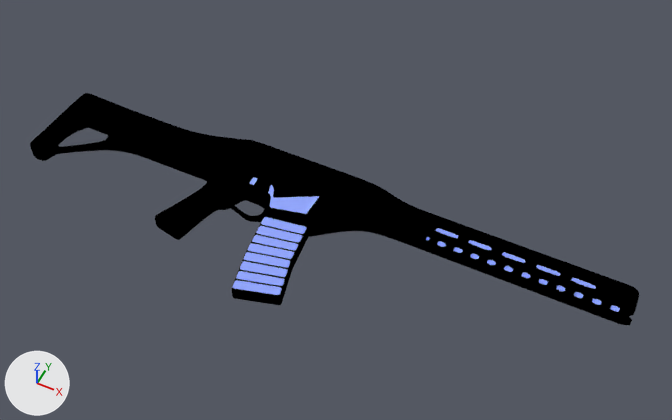
Two versions of the Blender file Assets/Prefabs/ScifiRifle.blend, one commit apart.
Camera for both pictures: a 50 mm camera at (0.913, -1.52, 1.89) aimed at (0.189, -0.072, 0.081). Arrows for +X, +Y and +Z are at lower left; the lights stay in place.
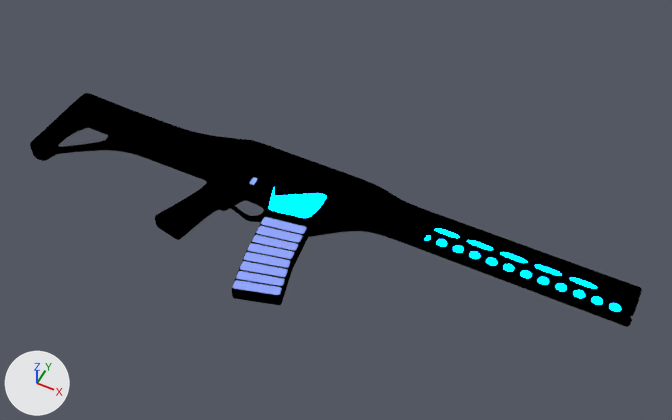
Location of each change, (x1, y1, x2, y2) in pixels of the pictures (672 x 420 px):
'Cube', reshaped
    before: (30, 93, 639, 325)
    after: (30, 93, 642, 327)
'Cube.001', added
    after: (269, 187, 621, 312)
part 1 of me_cube, built on
    before: (107, 110, 639, 325)
    after: (107, 110, 642, 327)

Patch to the scene script:
```diff
--- a/Assets/Prefabs/ScifiRifle.blend.py
+++ b/Assets/Prefabs/ScifiRifle.blend.py
@@ mat_material_002 @@
+mat_material_002 = emission_material('Material.002')
+mat_material_002.base_color = (0.0, 0.122, 1.0)  # blue #0062ff
+mat_material_002.strength = 100.0
@@ me_cube @@
 # used by ob_cube; location = (0.0, 0.0, 0.0); scale = (1.0, 0.682, 1.0)
-me_cube.from_pydata(...)  # 1508 vertices, 1509 faces; spans x -0.7..0.97, y -0.59..0.13, z 0.0..0.07
+me_cube.from_pydata(...)  # 1636 vertices, 1674 faces; spans x -0.7..0.97, y -0.59..0.13, z 0.0..0.07
+# me_cube part 1
+# 201 faces are deleted
+# 128 vertices are added at x -0.54..0.97, y -0.23..0.09, z 0.0..0.07
+# 366 new faces join them, mat_material (black #000000)
 me_cube.materials.append(mat_material)
@@ me_cube_001 @@
+me_cube_001.from_pydata(...)  # 122 vertices, 118 faces; spans x -0.001..0.953, y -0.3..0.124, z -0.036..0.016
+me_cube_001.materials.append(mat_material_002)  # blue #0062ff
@@ ob_cube_001 @@
+ob_cube_001 = bpy.data.objects.new('Cube.001', me_cube_001)
+ob_cube_001.location = (-0.012, -0.099, 0.047)
+_m = ob_cube_001.modifiers.new('Subdivision', 'SUBSURF')
```
